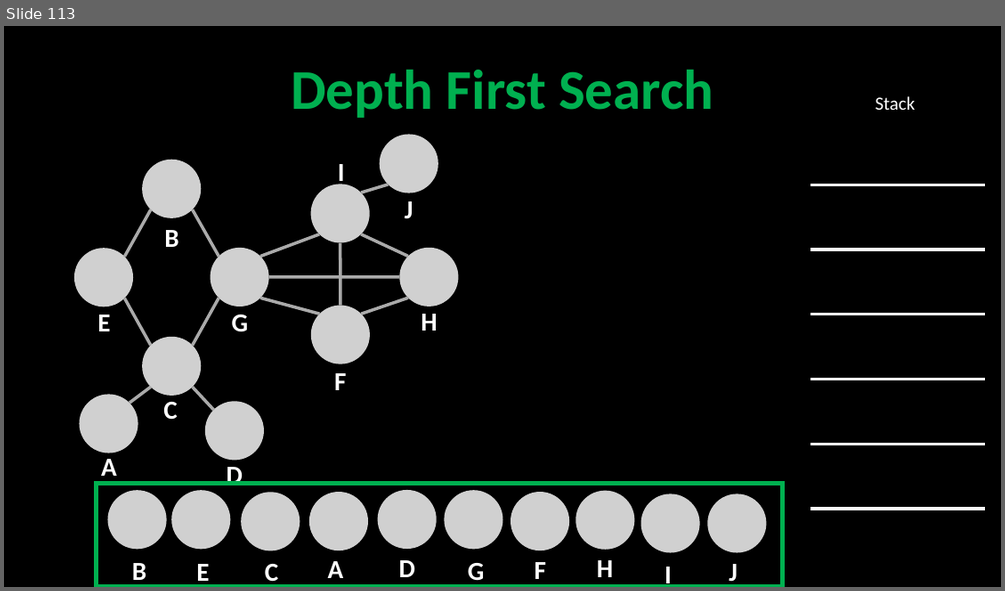
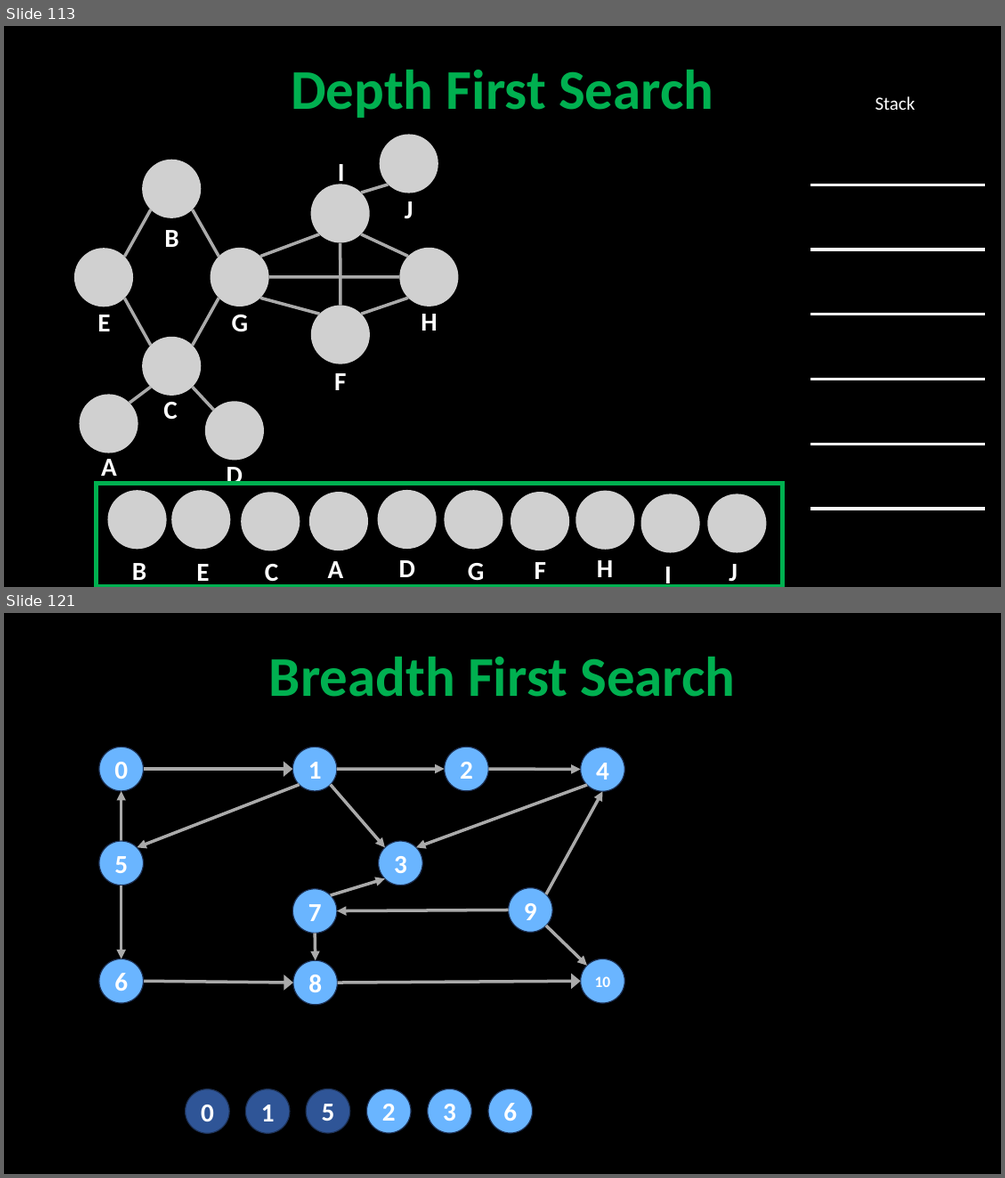
Before and after one commit to robitussin/CCS0015, a slide deck: graph/Graph Traversal.pptx. Shown one above the other, each under a label of ours: slide 113 before the commit, slides 113 and 121 after it; the slides between them are not shown. The pictures are 1005x591 and 1005x1178 pixels, drawn with LibreOffice and Linux fonts; fonts in the diff are those of the drawing; grey boxes stand for pictures; background and template pictures are left out. Boxes give left, top, right and bottom in pixels: in the first picture for what was removed or moved away, otherwise in the second. Text is boxed around its words. In the diff, an @@ line names an element or a change of style, - is before the commit and + after.

```diff
--- a/graph/Graph Traversal.pptx
+++ b/graph/Graph Traversal.pptx
@@ slide 121 added at box(4, 613, 1001, 1174), background #000000 @@
@@ title added at box(269, 657, 735, 697), 54 pt, text #00B050, bold @@
+Breadth First Search
@@ ellipse added at box(99, 747, 143, 791), fill #6AB5FF, outline #1E3256 1 pt, 25 pt, text #FFFFFF, bold @@
+0
@@ arrow added from (143, 770) to (292, 770), #AAAAAA 3 pt @@
@@ ellipse added at box(292, 747, 337, 791), fill #6AB5FF, outline #1E3256 1 pt, 25 pt, text #FFFFFF, bold @@
+1
@@ arrow added from (337, 770) to (445, 769), #AAAAAA 3 pt @@
@@ ellipse added at box(445, 747, 488, 791), fill #6AB5FF, outline #1E3256 1 pt, 25 pt, text #FFFFFF, bold @@
+2
@@ arrow added from (488, 769) to (581, 770), #AAAAAA 3 pt @@
@@ ellipse added at box(581, 747, 624, 791), fill #6AB5FF, outline #1E3256 1 pt, 25 pt, text #FFFFFF, bold @@
+4
@@ arrow added from (121, 841) to (121, 791), #AAAAAA 3 pt @@
@@ arrow added from (299, 784) to (138, 847), #AAAAAA 3 pt @@
@@ arrow added from (331, 784) to (385, 847), #AAAAAA 3 pt @@
@@ arrow added from (587, 785) to (416, 847), #AAAAAA 3 pt @@
@@ arrow added from (546, 894) to (603, 791), #AAAAAA 3 pt @@
@@ ellipse added at box(99, 841, 143, 885), fill #6AB5FF, outline #1E3256 1 pt, 25 pt, text #FFFFFF, bold @@
+5
@@ ellipse added at box(379, 841, 423, 885), fill #6AB5FF, outline #1E3256 1 pt, 25 pt, text #FFFFFF, bold @@
+3
@@ arrow added from (331, 895) to (385, 878), #AAAAAA 3 pt @@
@@ arrow added from (121, 885) to (121, 958), #AAAAAA 3 pt @@
@@ ellipse added at box(292, 889, 337, 933), fill #6AB5FF, outline #1E3256 1 pt, 25 pt, text #FFFFFF, bold @@
+7
@@ ellipse added at box(509, 888, 553, 933), fill #6AB5FF, outline #1E3256 1 pt, 25 pt, text #FFFFFF, bold @@
+9
@@ arrow added from (509, 910) to (337, 910), #AAAAAA 3 pt @@
@@ arrow added from (546, 925) to (587, 965), #AAAAAA 3 pt @@
@@ ellipse added at box(99, 958, 143, 1003), fill #6AB5FF, outline #1E3256 1 pt, 25 pt, text #FFFFFF, bold @@
+6
@@ arrow added from (316, 933) to (316, 961), #AAAAAA 3 pt @@
@@ ellipse added at box(581, 958, 624, 1003), fill #6AB5FF, outline #1E3256 1 pt, 15 pt, text #FFFFFF, bold @@
+10
@@ arrow added from (143, 981) to (293, 982), #AAAAAA 3 pt @@
@@ ellipse added at box(293, 961, 338, 1005), fill #6AB5FF, outline #1E3256 1 pt, 25 pt, text #FFFFFF, bold @@
+8
@@ arrow added from (338, 982) to (581, 981), #AAAAAA 3 pt @@
@@ ellipse added at box(185, 1089, 229, 1134), fill #2F5597, outline #1E3256 1 pt, 25 pt, text #FFFFFF, bold @@
+0
@@ ellipse added at box(245, 1089, 290, 1134), fill #2F5597, outline #1E3256 1 pt, 25 pt, text #FFFFFF, bold @@
+1
@@ ellipse added at box(306, 1088, 350, 1133), fill #2F5597, outline #1E3256 1 pt, 25 pt, text #FFFFFF, bold @@
+5
@@ ellipse added at box(367, 1088, 411, 1133), fill #6AB5FF, outline #1E3256 1 pt, 25 pt, text #FFFFFF, bold @@
+2
@@ ellipse added at box(428, 1088, 471, 1133), fill #6AB5FF, outline #1E3256 1 pt, 25 pt, text #FFFFFF, bold @@
+3
@@ ellipse added at box(488, 1088, 533, 1133), fill #6AB5FF, outline #1E3256 1 pt, 25 pt, text #FFFFFF, bold @@
+6
```
Also in this commit, not shown: 52 other slides added.
